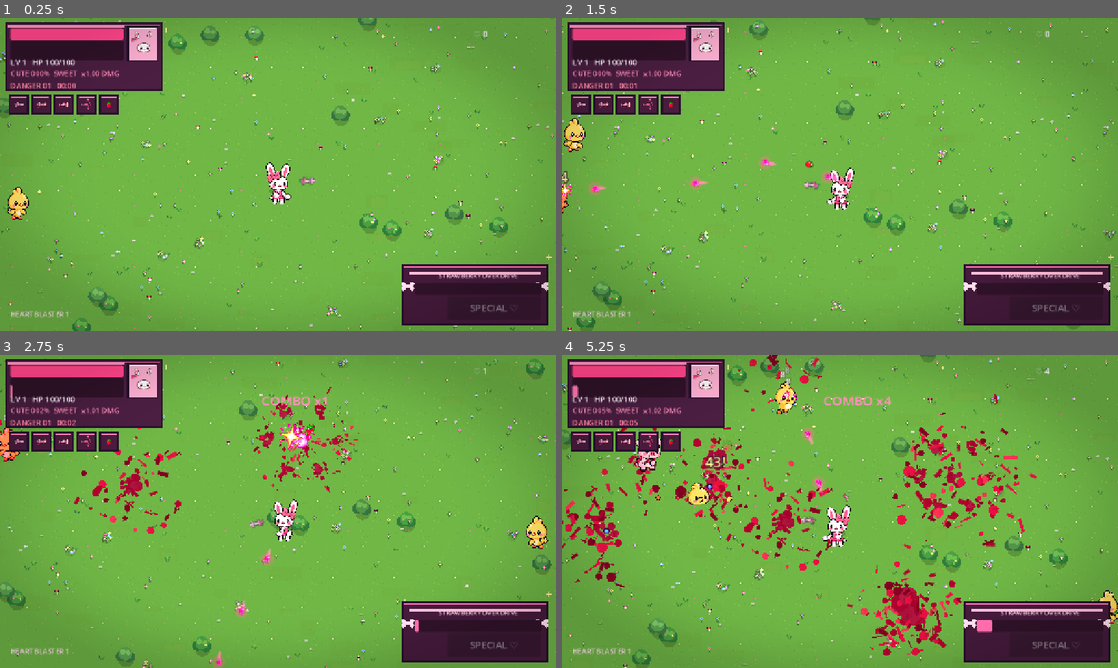
Above: before the commit, frames 1-4 (two rows, left to right).
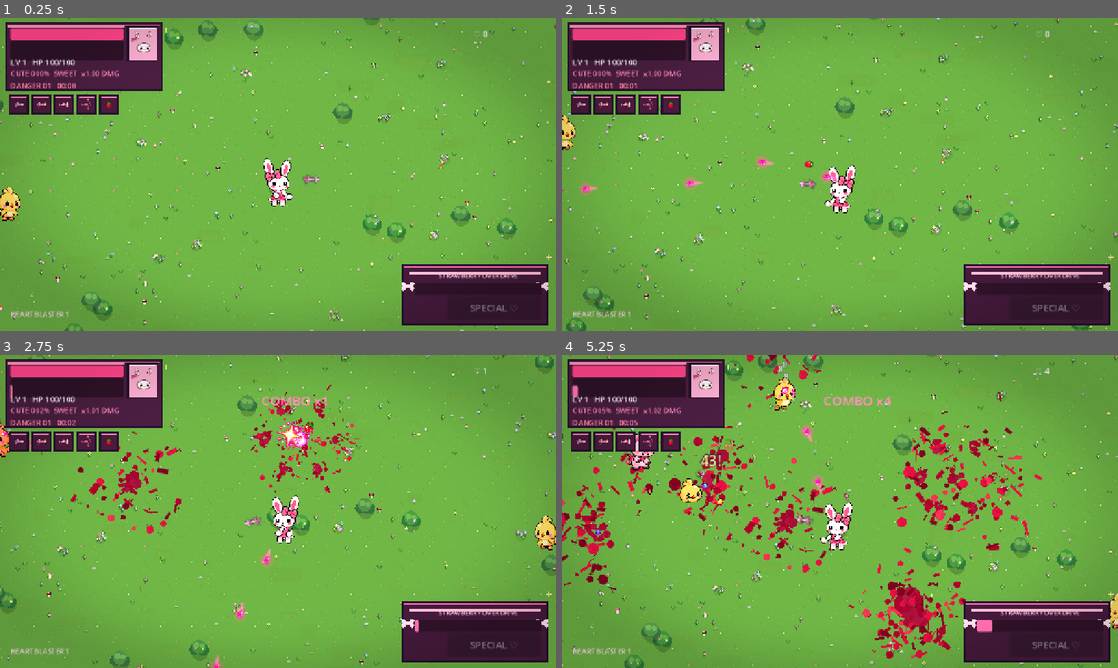
Above: after the commit, the same moments.

Repository: ramonsamagaio/cutecuterampage
Game: Godot game, scene res://scenes/Main.tscn
Same seed, same stepped clock (60 frames per second), same inputs: the game is played once before the commit and once after it.
Inputs (mouse positions are in pixels of both pictures, inside the frame that each line leads up to):
- Up to frame 1 (0.25 s): no input
- Up to frame 2 (1.5 s): tap Enter at 0.5 s; move the mouse to (962, 158) at 0.52 s; hold Right (ui_right) 0.53-1.28 s; tap Shift at 0.6 s; tap Space at 0.77 s; move the mouse to (728, 190) at 1.27 s; hold Down (ui_down) from 1.28 s (still down); tap Z at 1.35 s
- Up to frame 3 (2.75 s): tap Space at 1.52 s; move the mouse to (333, 442) at 2.02 s; release Down (ui_down) at 2.03 s; hold Right (ui_right) from 2.03 s (still down); tap X at 2.1 s
- Up to frame 4 (5.25 s): move the mouse to (812, 574) at 2.77 s; release Right (ui_right) at 2.78 s; hold Up (ui_up) 2.78-3.53 s; tap C at 2.85 s; tap Space at 3.02, 3.77, 4.52 s; move the mouse to (1006, 558) at 3.52 s; hold Left (ui_left) 3.53-5.03 s; tap Shift at 3.6 s; move the mouse to (673, 464) at 4.27 s; tap Z at 4.35 s; move the mouse to (867, 511) at 5.02 s; hold Down (ui_down) from 5.03 s (still down); tap X at 5.1 s

The runs differ from the first frame. In frame 1, 5.6% of the frame differs, in the area x 0-100%, y 0-100%; in frame 2, 5.6%; in frame 3, 7.2%; in frame 4, 13%.

Commit message:
visual: bring Taffi and combat framing closer

Diff:
--- a/scenes/actors/Taffi.tscn
+++ b/scenes/actors/Taffi.tscn
@@ -165,12 +165,12 @@
 
 [node name="AimRig" type="Node" parent="."]
 script = ExtResource("4_aim")
-visual_scale = 3.45
+visual_scale = 3.78
 
 [node name="AnimationPlayer" type="AnimationPlayer" parent="."]
 
 [node name="Camera2D" type="Camera2D" parent="."]
 position = Vector2(0, -20)
-zoom = Vector2(1.1, 1.1)
+zoom = Vector2(1.14, 1.14)
 position_smoothing_enabled = true
 position_smoothing_speed = 8.0
